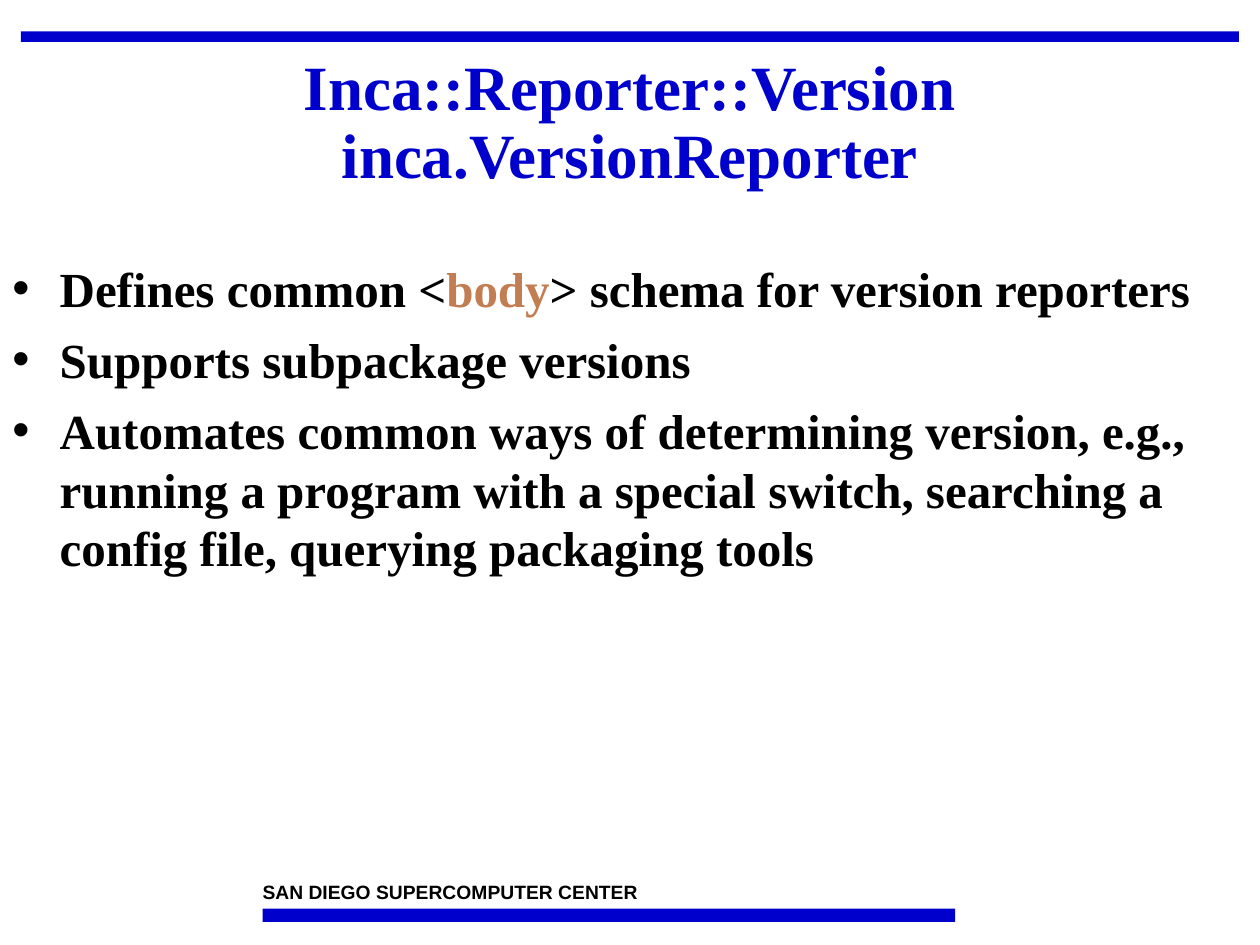
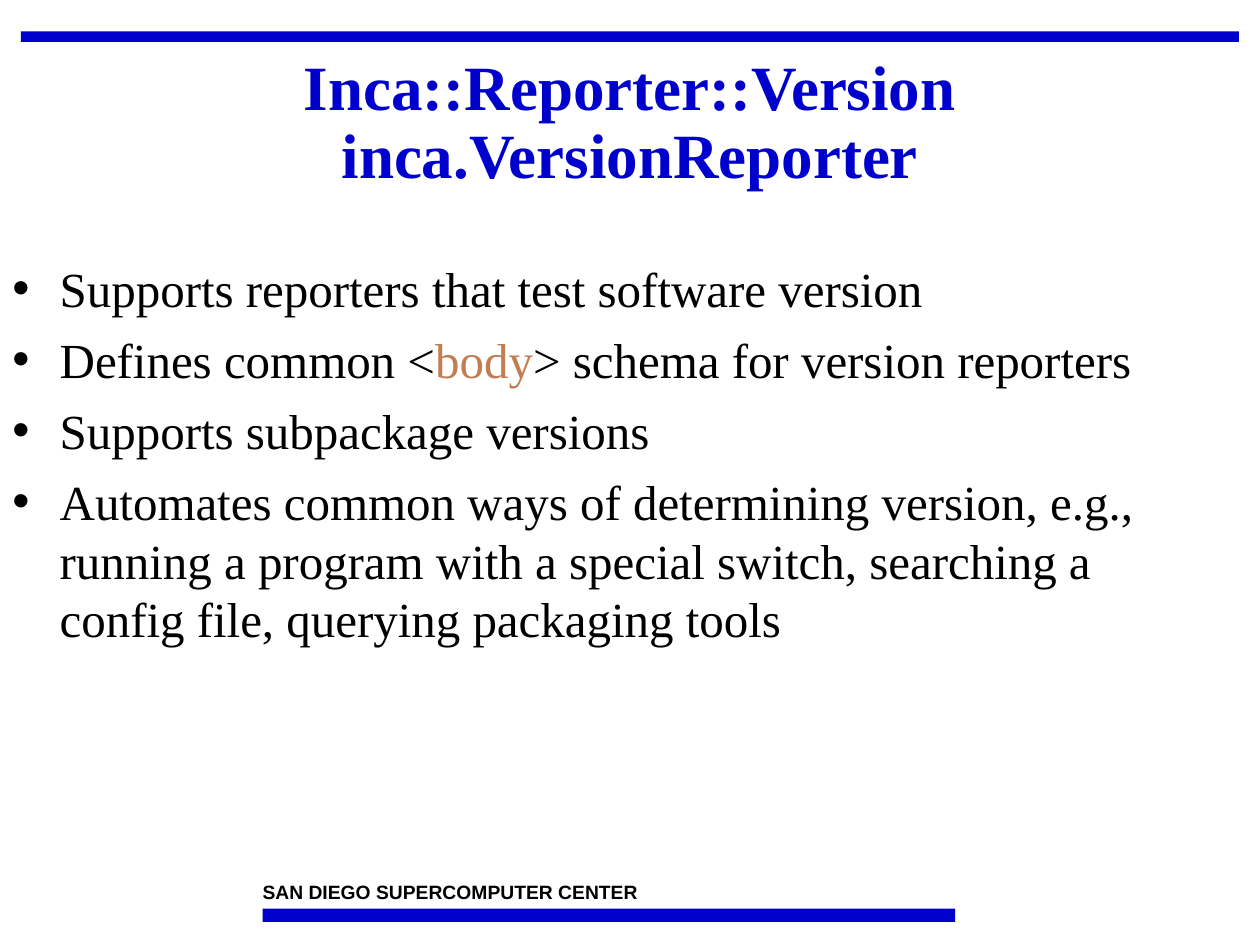
Before and after one commit to IncaProject/inca-xsede, a slide deck: slide 15 of talks/2008workshop/incaReporters.ppt. Drawn at 1260x945 pixels with LibreOffice and Linux fonts; fonts in the diff are those of the drawing; background and template pictures are left out. Boxes give left, top, right and bottom in pixels: in the first picture for what was removed or moved away, otherwise in the second. Text is boxed around its words. In the diff, an @@ line names an element or a change of style, - is before the commit and + after.

```diff
--- a/talks/2008workshop/incaReporters.ppt
+++ b/talks/2008workshop/incaReporters.ppt
@@ text at [60, 272, 922, 316]: paragraph added @@
+• Supports reporters that test software version
@@ text at [60, 343, 1133, 647]: bold off in "Defines common <body> schema for version reporters", "Supports subpackage versions", "Automates common ways of determining version, e.g., ..." @@
```
Also in this commit, not shown: 26 other slides changed.
